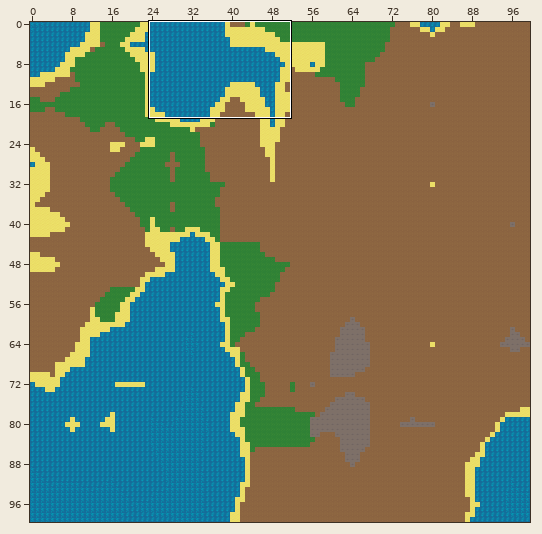
Tiled map -- Graphics/Tileset/map.tmx. Above: a wide view before the commit, with the close-up outlined.
Close-up. As it was:
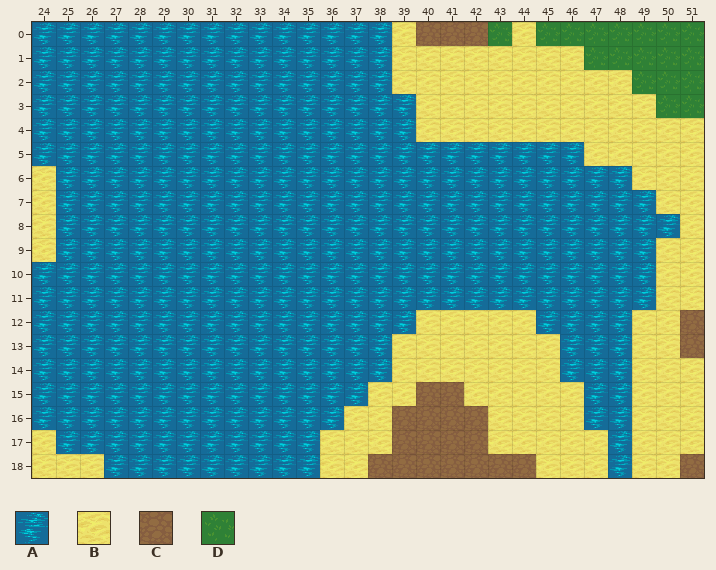
Cells are 32x32 px. Shown: x 24..51, y 0..18. The commit also changed other parts of the map, which this record leaves out.
Key: from "map": A 1, B 2, C 3, D 4.
_ is an empty cell.
Layer "Tile Layer 1" before, first column x 24:
 0 AAAAAAAAAAAAAAABCCCDBDDDDDDD
 1 AAAAAAAAAAAAAAABBBBBBBBDDDDD
 2 AAAAAAAAAAAAAAABBBBBBBBBBDDD
 3 AAAAAAAAAAAAAAAABBBBBBBBBBDD
 4 AAAAAAAAAAAAAAAABBBBBBBBBBBB
 5 AAAAAAAAAAAAAAAAAAAAAAABBBBB
 6 BAAAAAAAAAAAAAAAAAAAAAAAABBB
 7 BAAAAAAAAAAAAAAAAAAAAAAAAABB
 8 BAAAAAAAAAAAAAAAAAAAAAAAAAAB
 9 BAAAAAAAAAAAAAAAAAAAAAAAAABB
10 AAAAAAAAAAAAAAAAAAAAAAAAAABB
11 AAAAAAAAAAAAAAAAAAAAAAAAAABB
12 AAAAAAAAAAAAAAAABBBBBAAAABBC
13 AAAAAAAAAAAAAAABBBBBBBAAABBC
14 AAAAAAAAAAAAAAABBBBBBBAAABBB
15 AAAAAAAAAAAAAABBCCBBBBBAABBB
16 AAAAAAAAAAAAABBCCCCBBBBAABBB
17 BAAAAAAAAAAABBBCCCCBBBBBABBB
18 BBBAAAAAAAAABBCCCCCCCBBBABBC
The result:
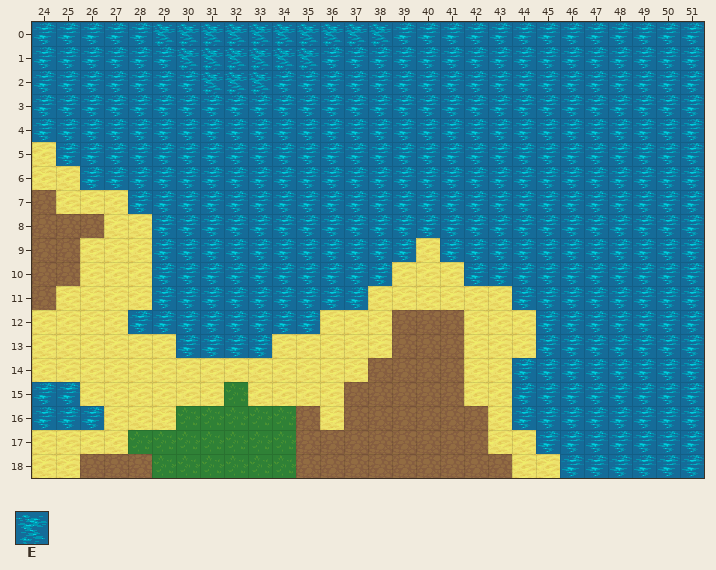
Further tiles: from "map": E 0.
The edit:
Changed rows in their new state; . is an unchanged cell.
Layer "Tile Layer 1":
first column x 24:
 0 .....EEEEEEEEEEAAAAAAAAAAAAA
 1 ......EEEEEE...AAAAAAAAAAAAA
 2 .......EEE.....AAAAAAAAAAAAA
 3 ................AAAAAAAAAAAA
 4 ................AAAAAAAAAAAA
 5 B......................AAAAA
 6 .B.......................AAA
 7 CBBB......................AA
 8 CCCBB......................A
 9 CCBBB...........B.........AA
10 CCBBB..........BBB........AA
11 CBBBB.........BBBBBB......AA
12 BBBB........BBBCCC.......AAA
13 BBBBBB....BBBBBCCC...A...AAA
14 BBBBBBBBBBBBBBCCCC..AA...AAA
15 ..BBBBBBDBBBBCCC....AAA..AAA
16 ...BBBDDDDDCBCC.....AAA..AAA
17 .BBBDDDDDDDCCCC......AAA.AAA
18 ..CCCDDDDDDCCC......B.AA.AAA
